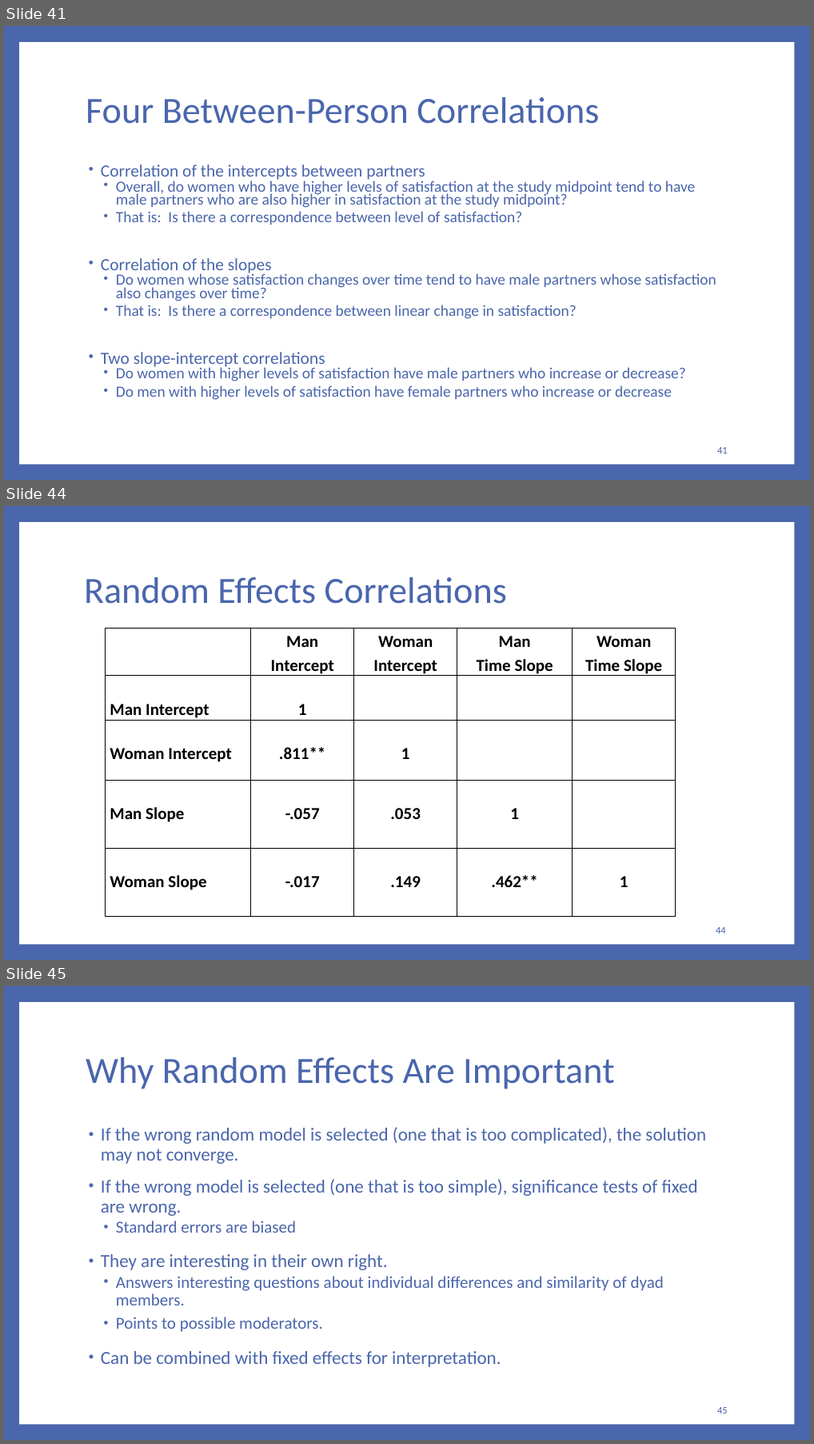
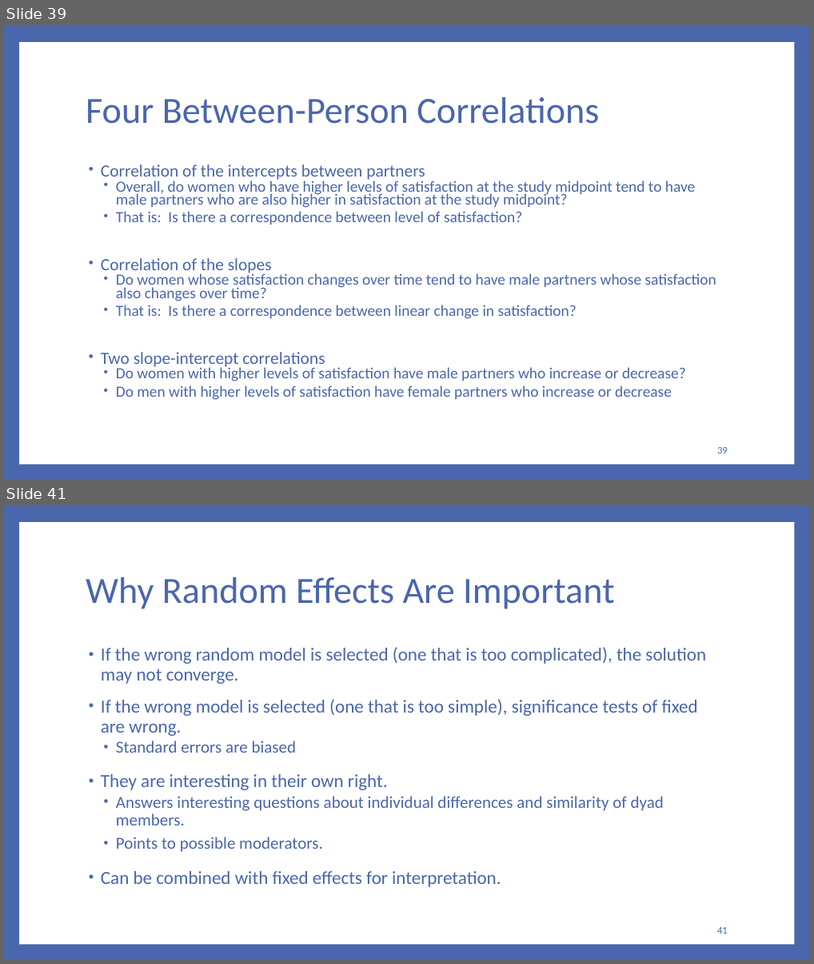
Before and after one commit to RandiLGarcia/2day-dyad-workshop, a slide deck: Day 2/Lecture Slides/Day 2 Slides.pptx. Shown one above the other, each under a label of ours: slides 41, 44 and 45 before the commit, slides 39 and 41 after it; the slides between them are not shown. The pictures are 814x1444 and 814x964 pixels, drawn with LibreOffice and Linux fonts; fonts in the diff are those of the drawing. Boxes give left, top, right and bottom in pixels: in the first picture for what was removed or moved away, otherwise in the second. Text is boxed around its words. In the diff, an @@ line names an element or a change of style, - is before the commit and + after.

```diff
--- a/Day 2/Lecture Slides/Day 2 Slides.pptx
+++ b/Day 2/Lecture Slides/Day 2 Slides.pptx
@@ slide 44 removed at box(4, 506, 810, 960), background #4A66AC; not listed: 1 template element that a slide beside it also shows @@
@@ title removed at box(84, 577, 507, 604) @@
-Random Effects Correlations
@@ table removed at box(106, 628, 678, 920), 5 rows, 5 columns @@
- | Man / Intercept | Woman / Intercept | Man / Time Slope | Woman / Time Slope
-Man Intercept | 1 |  |  | 
-Woman Intercept | .811** | 1 |  | 
-Man Slope | -.057 | .053 | 1 | 
-Woman Slope | -.017 | .149 | .462** | 1
@@ page number removed at box(716, 927, 726, 933) @@
-44
@@ what was slide 41 is now slide 39 @@
@@ page number at box(718, 447, 728, 453): text changed @@
-41
+39
@@ what was slide 45 is now slide 41 @@
@@ page number at box(718, 927, 728, 933): text changed @@
-45
+41
```
Also in this commit, not shown: 6 slides changed, 15 slides added, 3 other slides removed, 47 other files.
